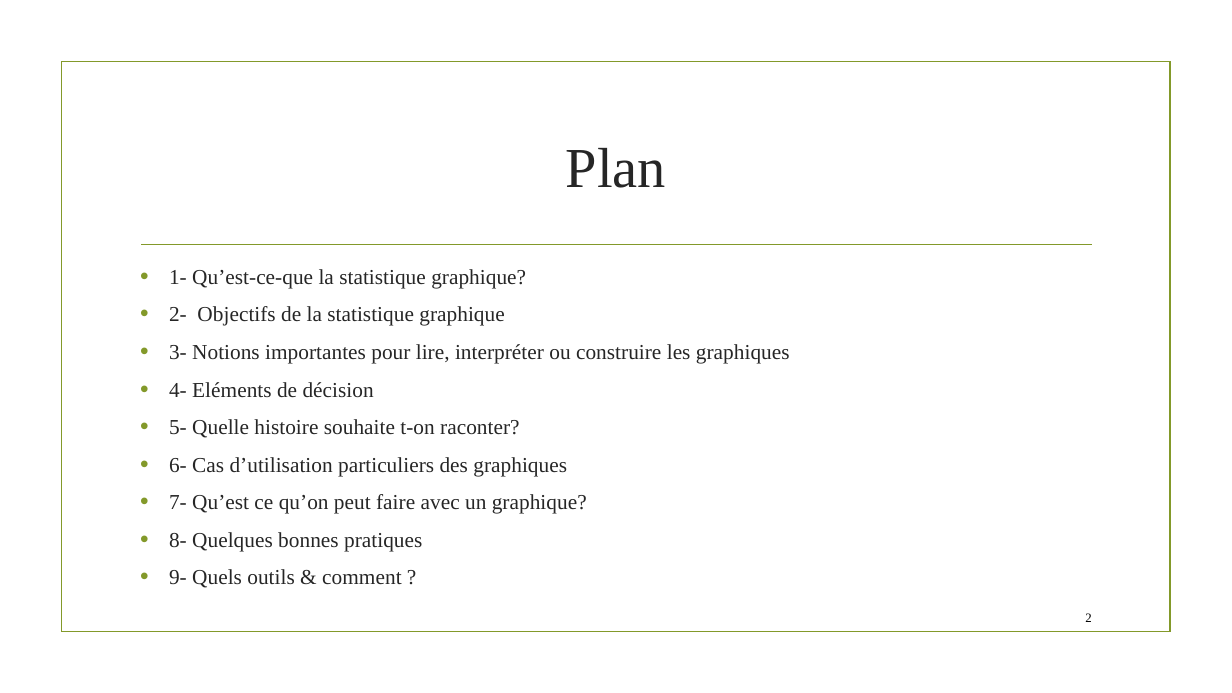
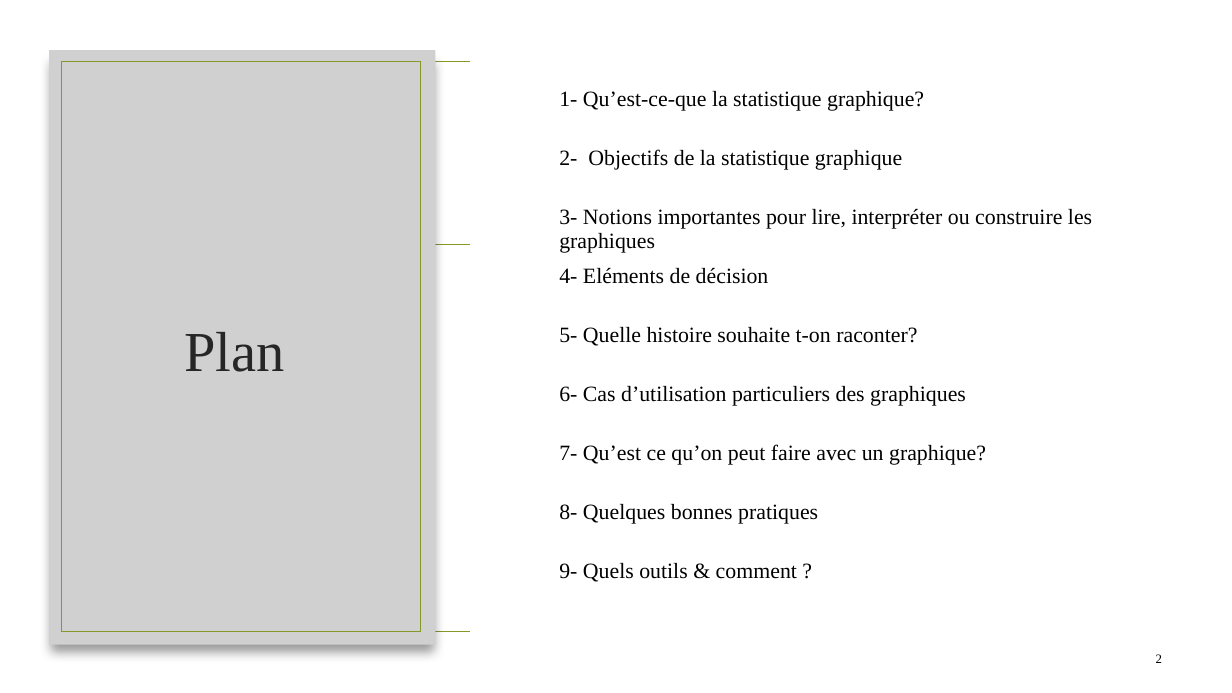
Before and after one commit to ML-for-B-E/Statistique-graphique, a slide deck: slide 2 of Statistique graphique.pptx. Drawn at 1232x693 pixels with LibreOffice and Linux fonts; fonts in the diff are those of the drawing; grey boxes stand for pictures; background and template pictures are left out. Boxes give left, top, right and bottom in pixels: in the first picture for what was removed or moved away, otherwise in the second. Text is boxed around its words. In the diff, an @@ line names an element or a change of style, - is before the commit and + after.

```diff
--- a/Statistique graphique.pptx
+++ b/Statistique graphique.pptx
@@ rectangle added at <box>470,0,1232,693</box>, fill #FFFFFF @@
@@ picture added at <box>49,50,435,644</box> @@
@@ rectangle added at <box>61,62,420,632</box>, outline #83992A 1.25 pt @@
@@ title "Plan": place and size @@
-title "Plan" at <box>566,148,666,188</box>
+title "Plan" at <box>184,332,284,372</box>
@@ text removed at <box>169,269,790,588</box> @@
-• 1- Qu’est-ce-que la statistique graphique?
-• 2- Objectifs de la statistique graphique
-• 3- Notions importantes pour lire, interpréter ou construire les graphiques
-• 4- Eléments de décision
-• 5- Quelle histoire souhaite t-on raconter?
-• 6- Cas d’utilisation particuliers des graphiques
-• 7- Qu’est ce qu’on peut faire avec un graphique?
-• 8- Quelques bonnes pratiques
-• 9- Quels outils & comment ?
@@ group added at <box>559,91,1092,582</box>: 9 texts @@
+1- Qu’est-ce-que la statistique graphique?
+2- Objectifs de la statistique graphique
+3- Notions importantes pour lire, interpréter ou construire les graphiques
+4- Eléments de décision
+5- Quelle histoire souhaite t-on raconter?
+6- Cas d’utilisation particuliers des graphiques
+7- Qu’est ce qu’on peut faire avec un graphique?
+8- Quelques bonnes pratiques
+9- Quels outils & comment ?
@@ page number: place and size @@
-page number at <box>1085,613,1091,622</box>
+page number at <box>1156,654,1162,663</box>
@@ page number at <box>1156,654,1162,663</box>: more space between paragraphs @@
```
Also in this commit, not shown: 14 other slides changed, 6 slides added.
